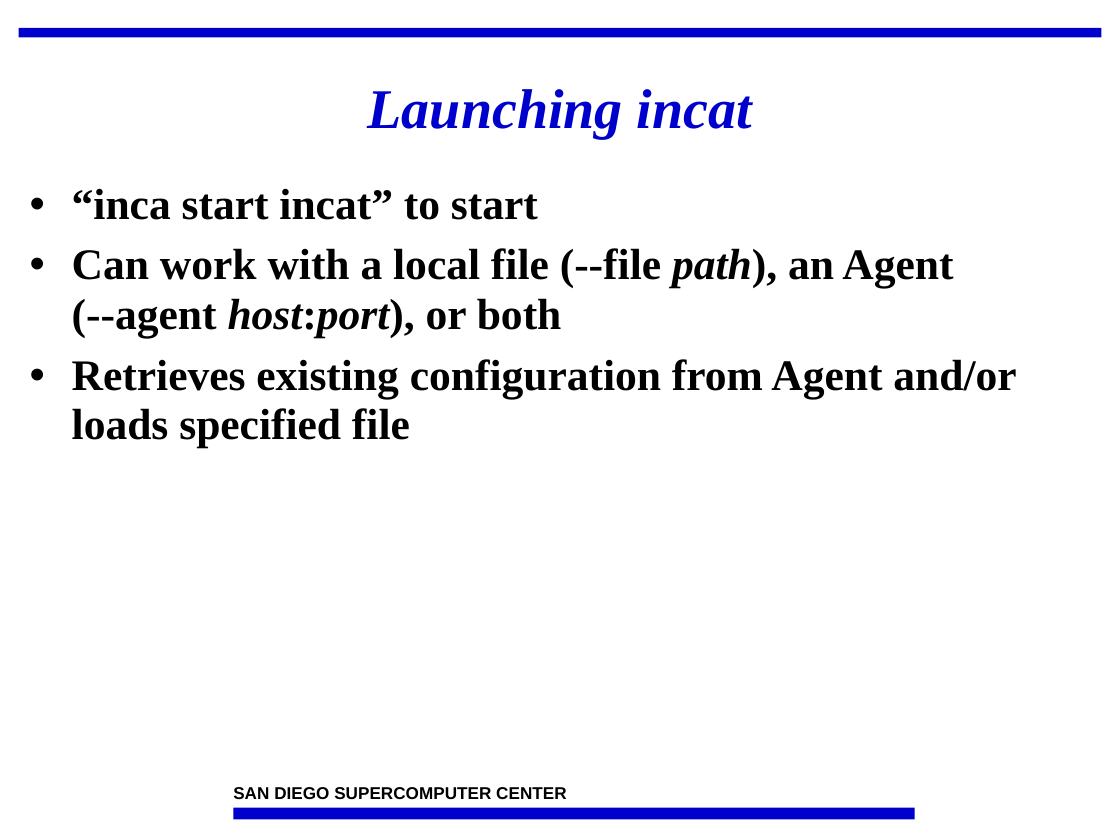
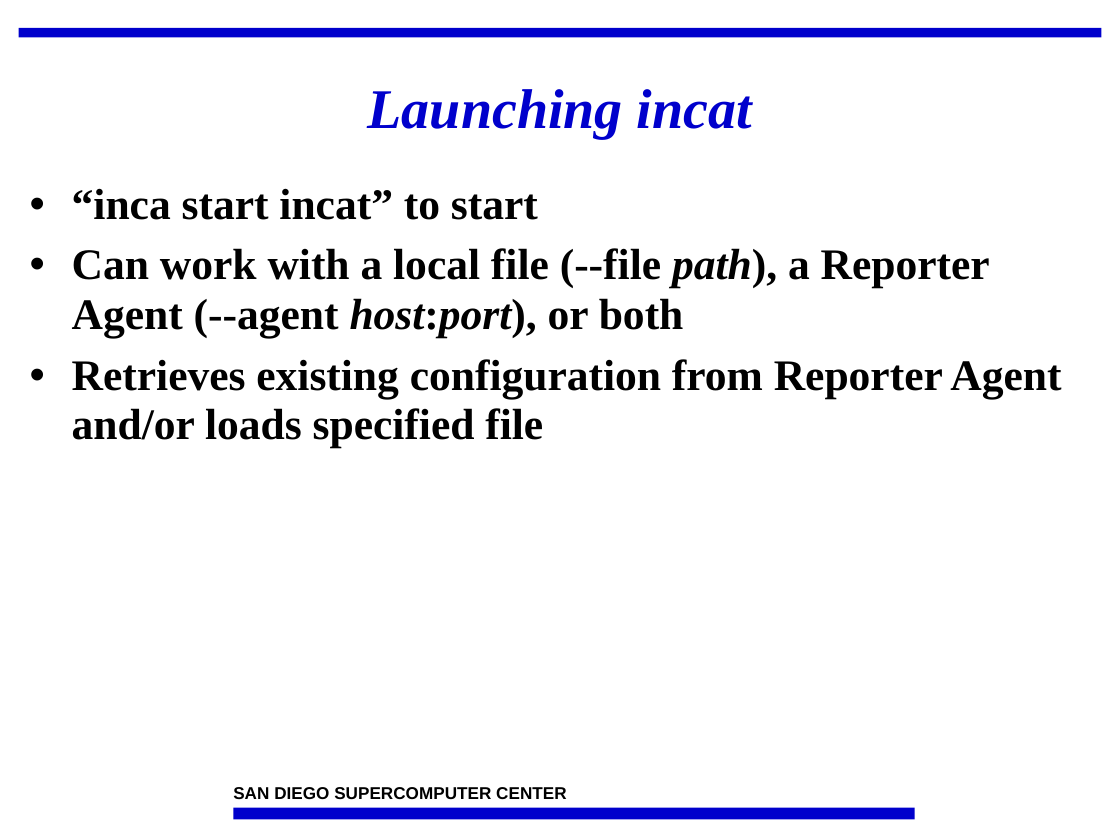
Before and after one commit to IncaProject/inca-xsede, a slide deck: slide 4 of talks/feb-06-workshop/incat.ppt. Drawn at 1120x840 pixels with LibreOffice and Linux fonts; fonts in the diff are those of the drawing; background and template pictures are left out. Boxes give left, top, right and bottom in pixels: in the first picture for what was removed or moved away, otherwise in the second. Text is boxed around its words. In the diff, an @@ line names an element or a change of style, - is before the commit and + after.

```diff
--- a/talks/feb-06-workshop/incat.ppt
+++ b/talks/feb-06-workshop/incat.ppt
@@ text at [72,248,1061,448]: text changed @@
-• Can work with a local file (--file path), an Agent
-  (--agent host:port), or both
-• Retrieves existing configuration from Agent and/or loads specified file
+• Can work with a local file (--file path), a Reporter Agent (--agent host:port), or both
+• Retrieves existing configuration from Reporter Agent and/or loads specified file
```
Also in this commit, not shown: 8 other slides changed, 2 other files.
